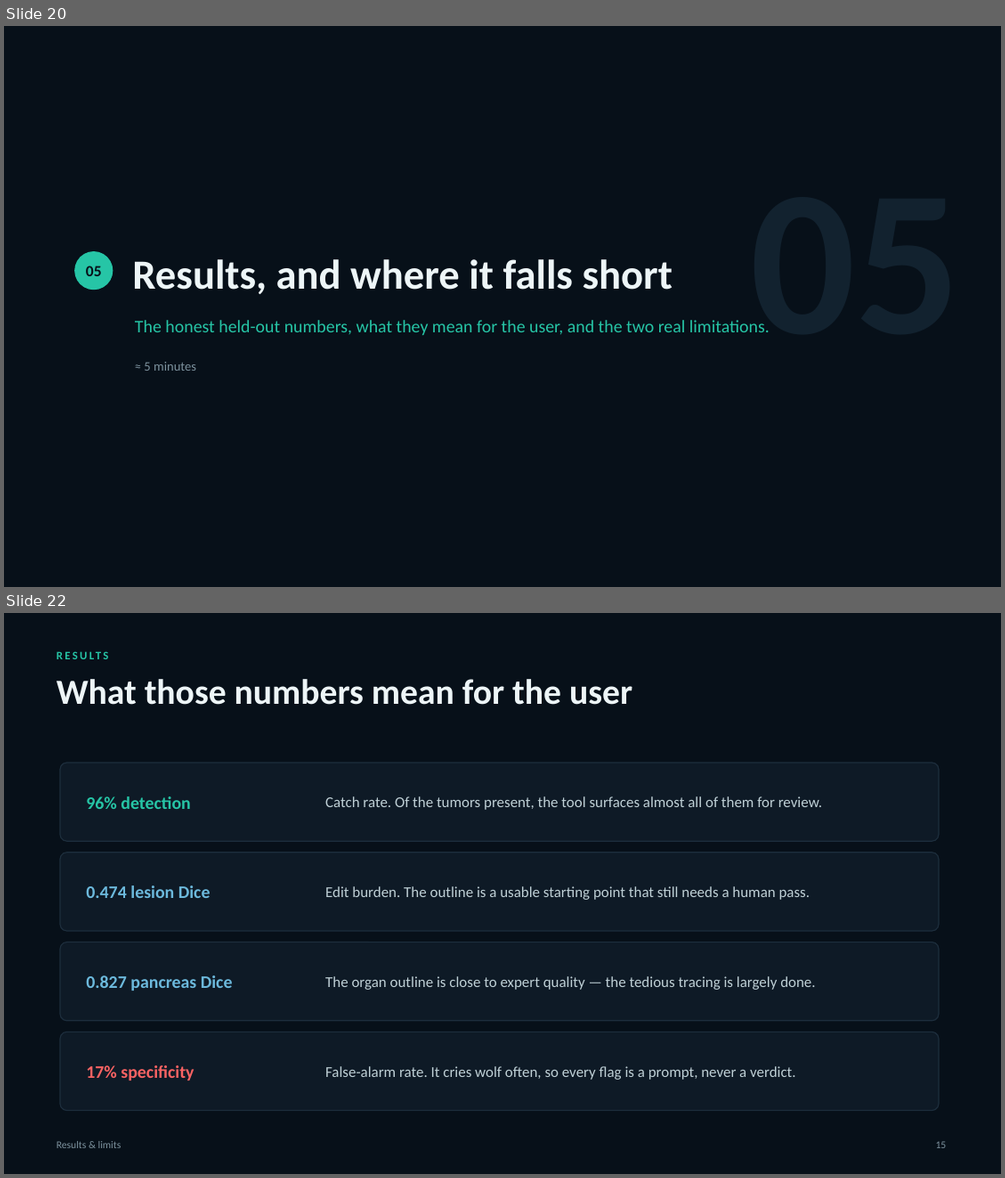
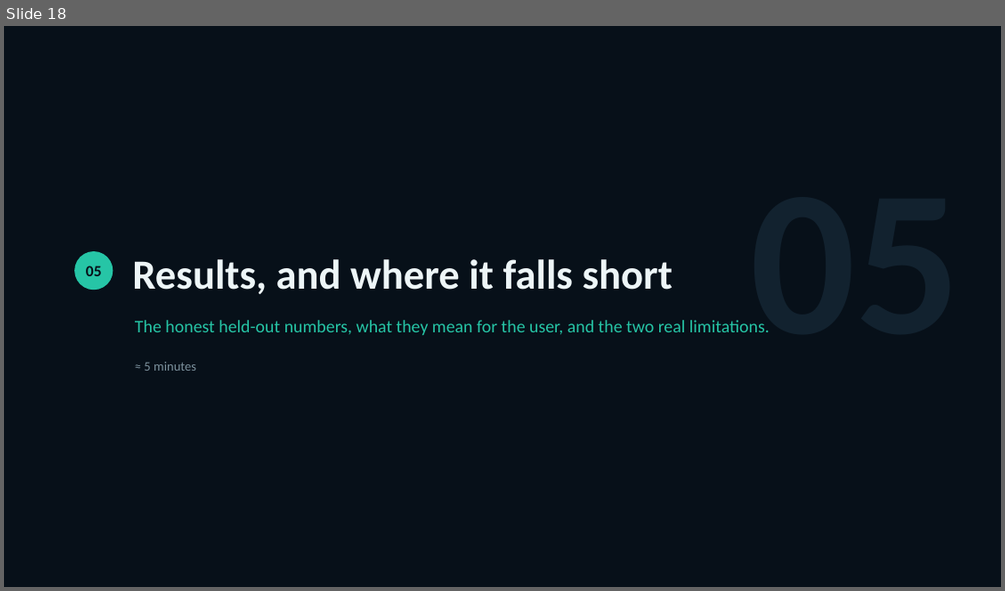
Before and after one commit to QuinnEvans34/JHU-panTS, a slide deck: week5/final-presentation.pptx. Shown one above the other, each under a label of ours: slides 20 and 22 before the commit, slide 18 after it; the slides between them are not shown. The pictures are 1005x1178 and 1005x591 pixels, drawn with LibreOffice and Linux fonts; fonts in the diff are those of the drawing. Boxes give left, top, right and bottom in pixels: in the first picture for what was removed or moved away, otherwise in the second. Text is boxed around its words. In the diff, an @@ line names an element or a change of style, - is before the commit and + after.

```diff
--- a/week5/final-presentation.pptx
+++ b/week5/final-presentation.pptx
@@ slide 22 removed at box(4, 613, 1001, 1174), background #071019 @@
@@ text removed at box(57, 644, 947, 666) @@
-RESULTS
@@ text removed at box(57, 679, 632, 705) @@
-What those numbers mean for the user
@@ rounded rectangle removed at box(60, 763, 938, 841) @@
@@ text removed at box(86, 796, 190, 809) @@
-96% detection
@@ text removed at box(325, 796, 822, 810) @@
-Catch rate. Of the tumors present, the tool surfaces almost all of them for review.
@@ rounded rectangle removed at box(60, 852, 938, 931) @@
@@ text removed at box(86, 885, 210, 898) @@
-0.474 lesion Dice
@@ text removed at box(325, 886, 810, 900) @@
-Edit burden. The outline is a usable starting point that still needs a human pass.
@@ rounded rectangle removed at box(60, 942, 938, 1021) @@
@@ text removed at box(86, 975, 233, 990) @@
-0.827 pancreas Dice
@@ text removed at box(325, 976, 815, 989) @@
-The organ outline is close to expert quality — the tedious tracing is largely done.
@@ rounded rectangle removed at box(60, 1032, 938, 1111) @@
@@ text removed at box(86, 1065, 194, 1080) @@
-17% specificity
@@ text removed at box(325, 1066, 795, 1079) @@
-False-alarm rate. It cries wolf often, so every flag is a prompt, never a verdict.
@@ text removed at box(57, 1141, 121, 1148) @@
-Results & limits
@@ text removed at box(936, 1141, 947, 1148) @@
-15
@@ what was slide 20 is now slide 18 @@
```
Also in this commit, not shown: 13 slides changed, 2 other slides removed, 23 other files.
